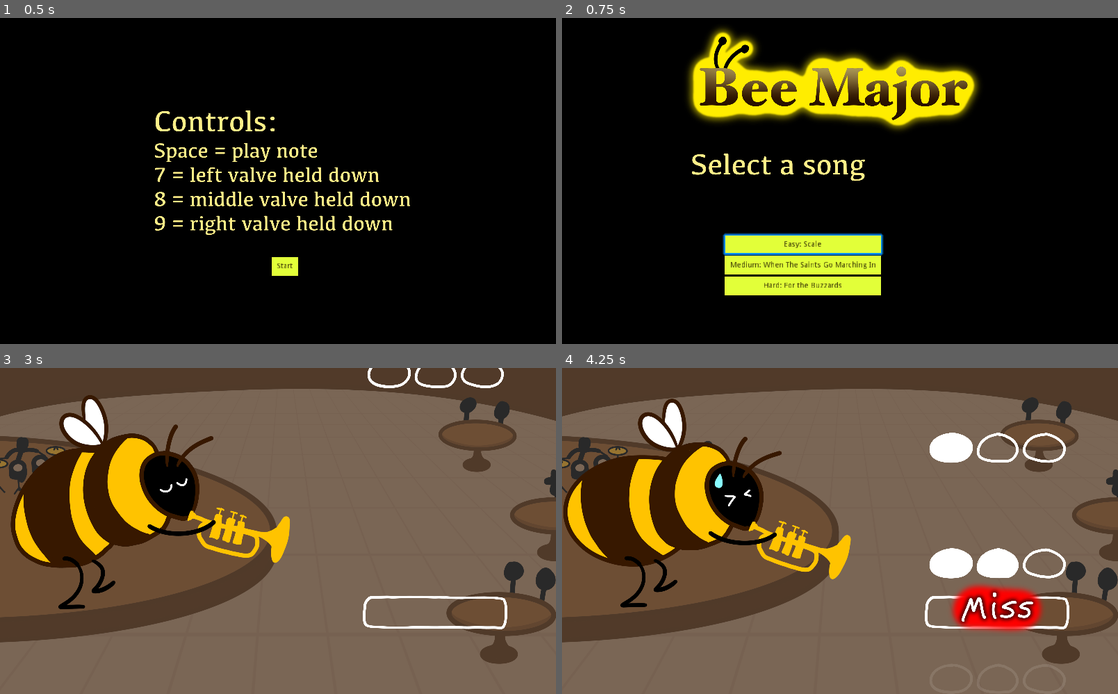
Above: before the commit, frames 1-4 (two rows, left to right).
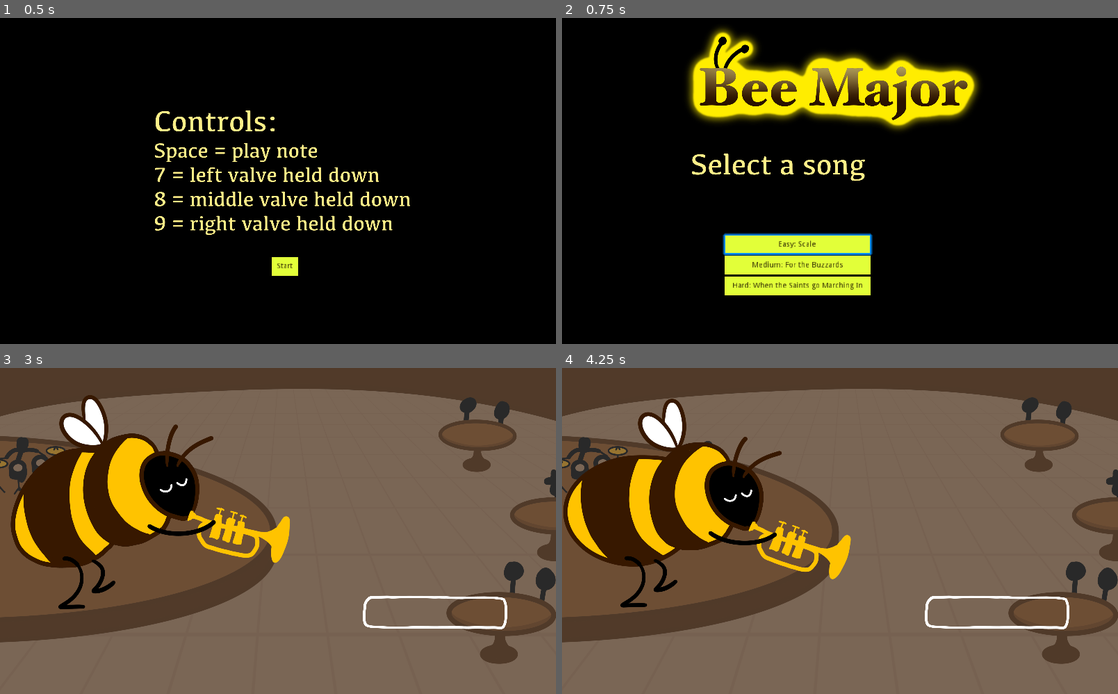
Above: after the commit, the same moments.

Repository: proximadams/Bee-Major
Game: Godot game, scene res://Scenes/TitleScreen.tscn
Two runs of this game, one before a commit and one after it. Both use one fixed random seed, a clock stepped at 60 frames per second and the inputs below. Sound files missing from this copy of the repository are replaced by a short silence.
Inputs (mouse positions are in pixels of both pictures, inside the frame that each line leads up to):
- Up to frame 1 (0.5 s): no input
- Up to frame 2 (0.75 s): click "Start" at 0.5 s
- Up to frame 3 (3 s): click "Medium: When The Saints Go Ma…" (after the commit: "Medium: For the Buzzards") at 1.25 s; tap Enter (ui_accept) at 2, 2.27 s; move the mouse to (400, 514) at 2.02 s; hold Space (blow) 2.03-2.78 s; click (400, 514) at 2.17 s; move the mouse to (166, 547) at 2.77 s; tap 7 (finger1) at 2.85 s; click (166, 547) at 2.92 s
- Up to frame 4 (4.25 s): tap Enter (ui_accept) at 3.02 s; move the mouse to (895, 459) at 3.52 s; hold 8 (finger2) from 3.53 s (still down); click (895, 459) at 3.67 s

Frame 1 is identical in both runs. In frame 2, 0.9% of the frame differs, in the area x 30-58%, y 65-86%; in frame 3, 0.3%; in frame 4, 4.4%, in the area x 27-91%, y 19-82%.

Commit message:
note changes

Diff:
--- a/Scenes/SongSelect.tscn
+++ b/Scenes/SongSelect.tscn
@@ -19,7 +19,7 @@
 margin_bottom = 450.0
 
 [node name="EasyButton" type="Button" parent="VBoxContainer"]
-margin_right = 288.0
+margin_right = 268.0
 margin_bottom = 34.0
 theme = ExtResource( 3 )
 text = "Easy: Scale"
@@ -32,10 +32,10 @@
 
 [node name="MediumButton" type="Button" parent="VBoxContainer"]
 margin_top = 38.0
-margin_right = 288.0
+margin_right = 268.0
 margin_bottom = 72.0
 theme = ExtResource( 3 )
-text = "Medium: When The Saints Go Marching In"
+text = "Medium: For the Buzzards"
 
 [node name="Score" type="Label" parent="VBoxContainer/MediumButton"]
 margin_left = 280.0
@@ -45,10 +45,10 @@
 
 [node name="HardButton" type="Button" parent="VBoxContainer"]
 margin_top = 76.0
-margin_right = 288.0
+margin_right = 268.0
 margin_bottom = 110.0
 theme = ExtResource( 3 )
-text = "Hard: For the Buzzards"
+text = "Hard: When the Saints go Marching In"
 
 [node name="Score" type="Label" parent="VBoxContainer/HardButton"]
 margin_left = 280.0
--- a/Scripts/SongSelect.gd
+++ b/Scripts/SongSelect.gd
@@ -40,9 +40,9 @@
 	get_tree().change_scene("res://Scenes/MainScene.tscn")
 
 func _on_MediumButton_pressed():
-	MyUtil.selected_song = "WhenTheSaintsGoMarchingIn"
+	MyUtil.selected_song = "FancySong"
 	get_tree().change_scene("res://Scenes/MainScene.tscn")
 
 func _on_HardButton_pressed():
-	MyUtil.selected_song = "FancySong"
+	MyUtil.selected_song = "WhenTheSaintsGoMarchingIn"
 	get_tree().change_scene("res://Scenes/MainScene.tscn")
--- a/Scripts/Trumpet.gd
+++ b/Scripts/Trumpet.gd
@@ -8,7 +8,7 @@
 
 var soundResArr = [
 	null,
-	load('res://OGGs/C4.ogg'),# 1. C
+	load('res://OGGs/C3.ogg'),# 1. C
 	load('res://OGGs/C#3.ogg'),# 2. D♭
 	load('res://OGGs/D3.ogg'),# 3. D
 	load('res://OGGs/D#3.ogg'),# 4. E♭
@@ -20,7 +20,7 @@
 	load('res://OGGs/A3.ogg'),# 10. A
 	load('res://OGGs/A#3.ogg'),# 11. B♭
 	load('res://OGGs/B3.ogg'),# 12. B
-	load('res://OGGs/C3.ogg')# 13. C
+	load('res://OGGs/C4.ogg')# 13. C
 ]
 
 # _ _ _ means all valves are down
Not shown, changed: export_presets.cfg
Not shown, changed: .DS_Store
